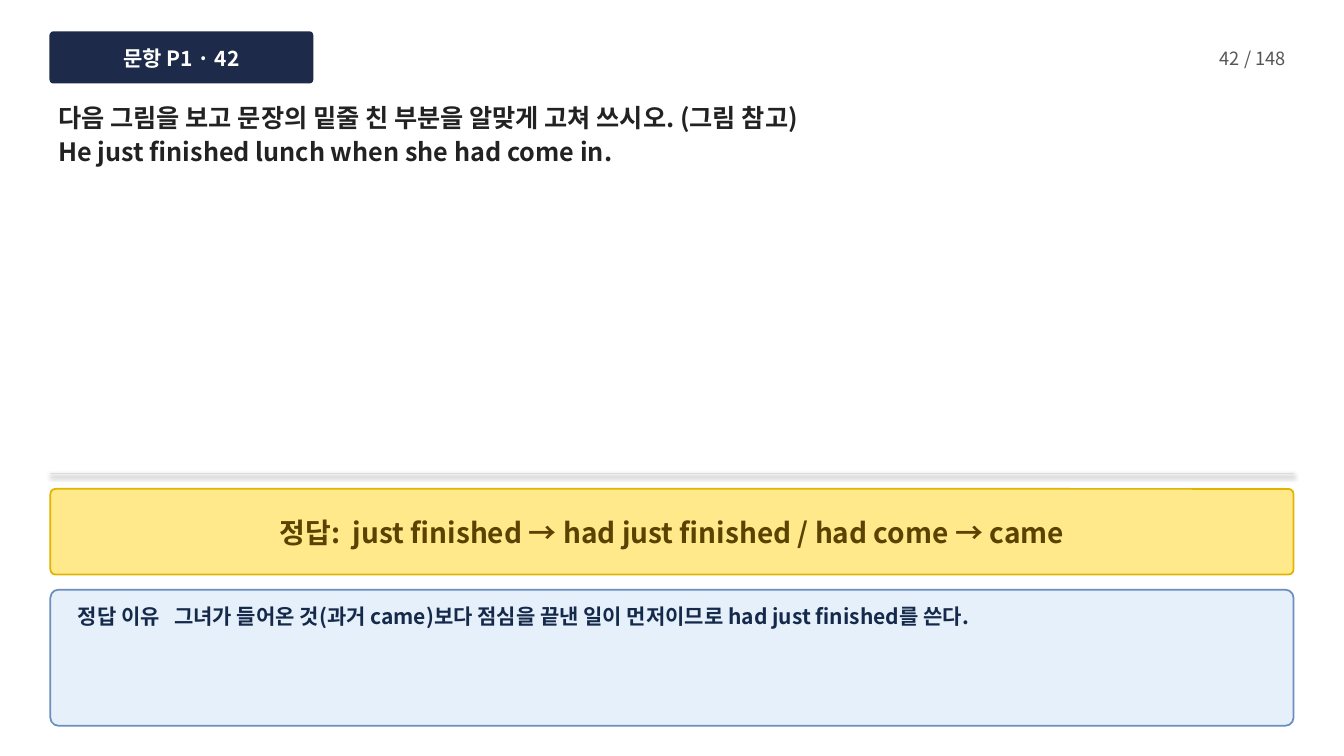
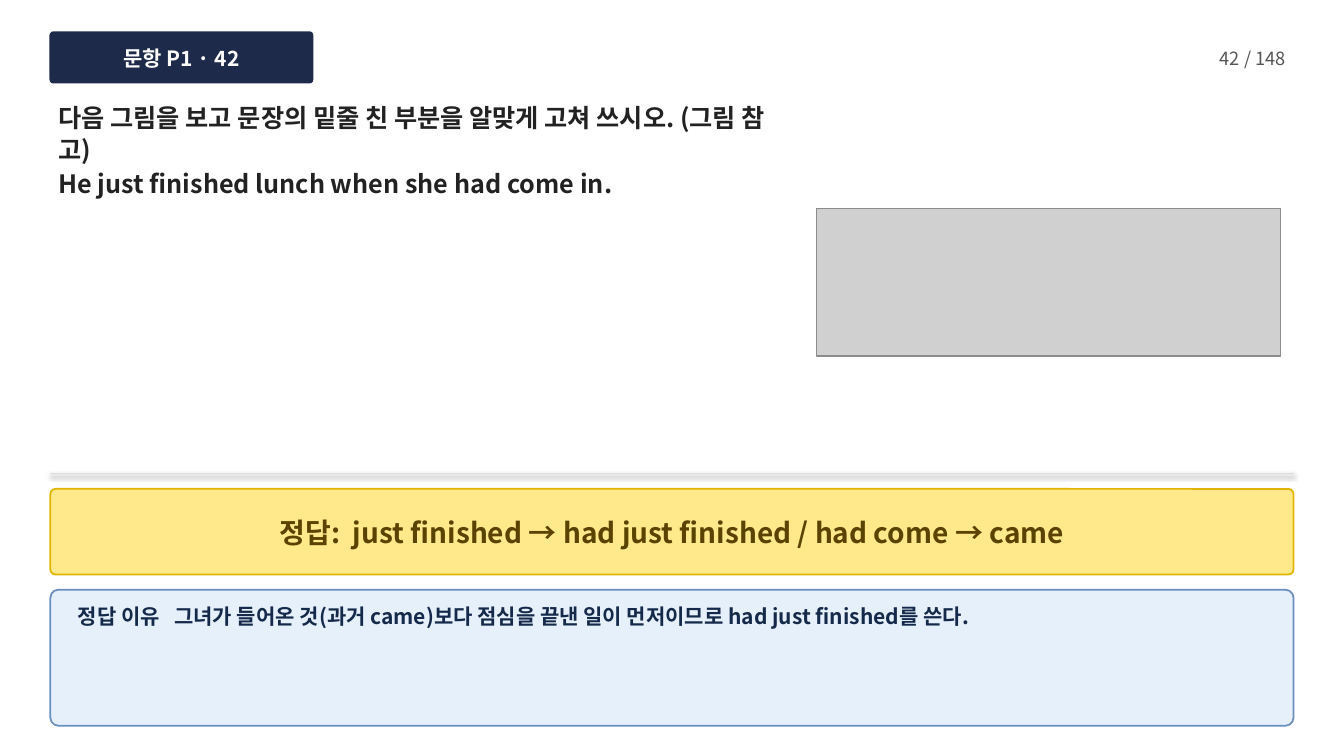
Before and after one commit to dtpman/dtpman, a slide deck: slide 43 of L6_Grammar_BuildUp.pptx. Drawn at 1344x756 pixels with LibreOffice and Linux fonts; fonts in the diff are those of the drawing; grey boxes stand for pictures. Boxes give left, top, right and bottom in pixels: in the first picture for what was removed or moved away, otherwise in the second. Text is boxed around its words. In the diff, an @@ line names an element or a change of style, - is before the commit and + after.

```diff
--- a/L6_Grammar_BuildUp.pptx
+++ b/L6_Grammar_BuildUp.pptx
@@ text "다음 그림을 보고 문장의 밑줄 ..." rewrapped from (58,106,798,167) to (58,106,765,199) @@
@@ picture added at (817,209,1280,357) @@
```
Also in this commit, not shown: 13 other slides changed.
